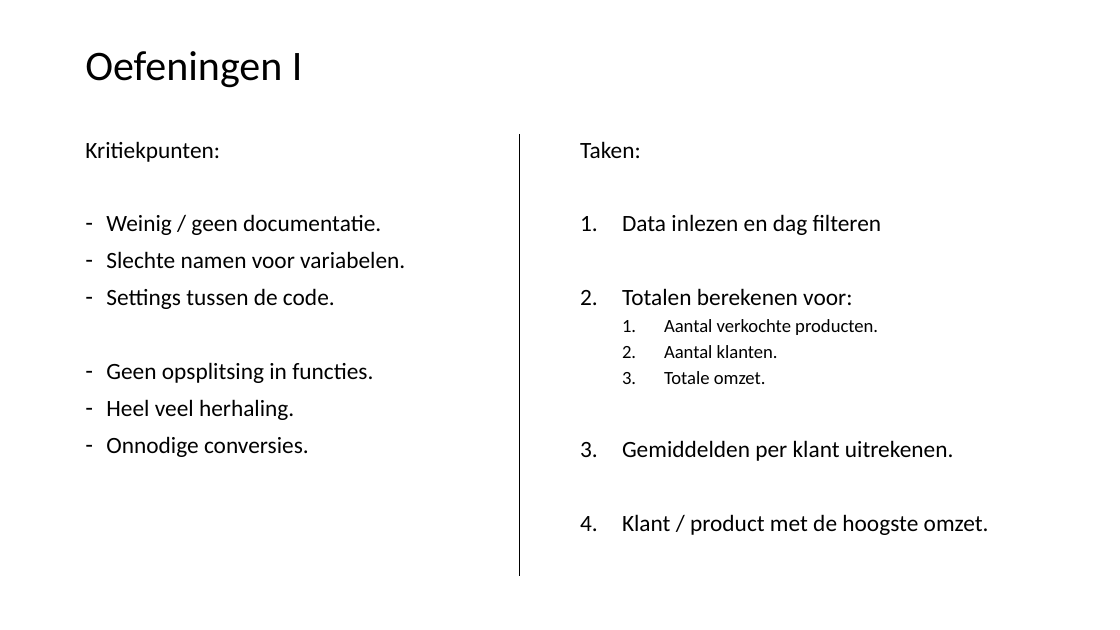
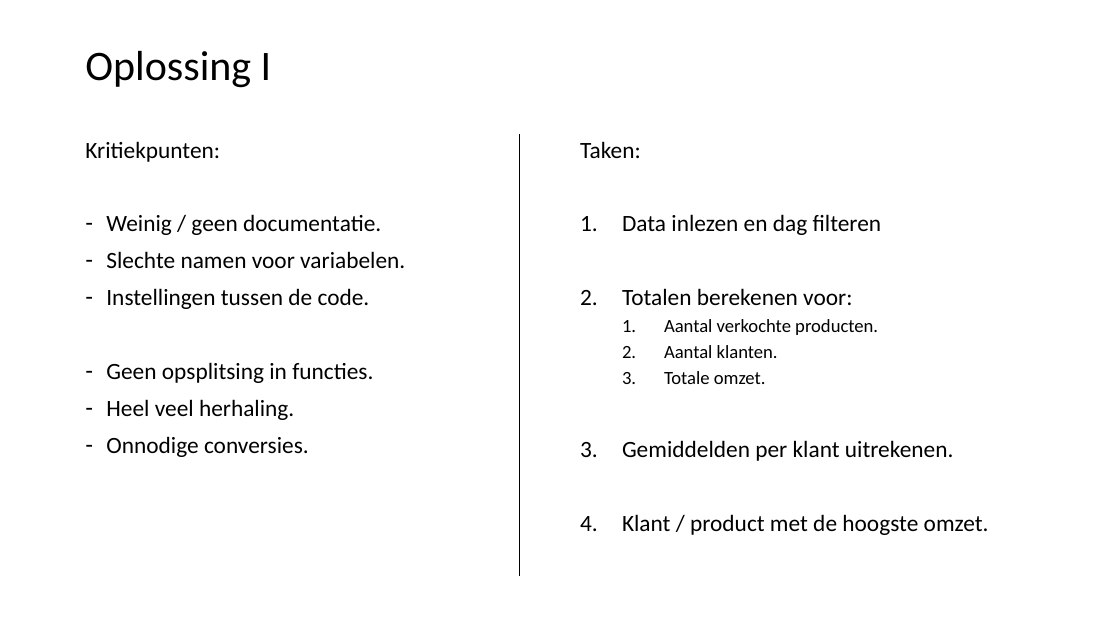
Before and after one commit to LFKoning/knowledge-sharing, a slide deck: slide 20 of python_trainees/2_production_code/python_traineeship_2.pptx. Drawn at 1120x630 pixels with LibreOffice and Linux fonts; fonts in the diff are those of the drawing. Boxes give left, top, right and bottom in pixels: in the first picture for what was removed or moved away, otherwise in the second. Text is boxed around its words. In the diff, an @@ line names an element or a change of style, - is before the commit and + after.

```diff
--- a/python_trainees/2_production_code/python_traineeship_2.pptx
+++ b/python_trainees/2_production_code/python_traineeship_2.pptx
@@ title at <box>85,51,272,88</box>: text changed @@
-Oefeningen I
+Oplossing I
@@ text at <box>106,288,370,309</box>: text changed @@
-– Settings tussen de code.
+– Instellingen tussen de code.
```
Also in this commit, not shown: 7 other slides changed, 4 other files.
